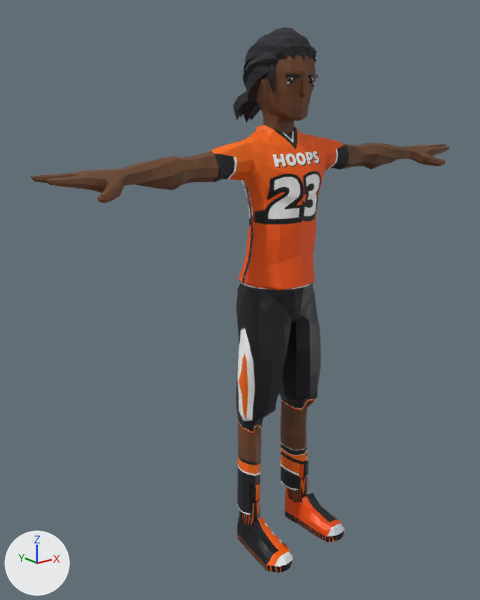
An edit to the glTF model assets/characters/hoops23.glb, drawn before and after from the same camera.
Both versions are drawn from a camera (50 mm lens) standing at (-1.53, -1.75, 1.662) and looking at (-0.104, 0.032, 0.949). Lighting does not change. The marker at lower left points along +X, +Y and +Z. The older version comes first. Vertices at exactly the same position are counted once.

The scene before the commit, as lines of its bpy script (objects in view):
```python
ob_casual2_body = bpy.data.objects.new('Casual2_Body', me_cube_010)
ob_casual2_body.location = (0.0, 0.0, 0.0)
ob_casual2_feet = bpy.data.objects.new('Casual2_Feet', me_cube_003)
ob_casual2_feet.location = (0.0, 0.0, 0.0)
ob_casual2_head = bpy.data.objects.new('Casual2_Head', me_cube_015)
ob_casual2_head.location = (0.0, 0.0, 0.0)
ob_casual2_legs = bpy.data.objects.new('Casual2_Legs', me_cube_019)
ob_casual2_legs.location = (0.0, 0.0, 0.0)
```
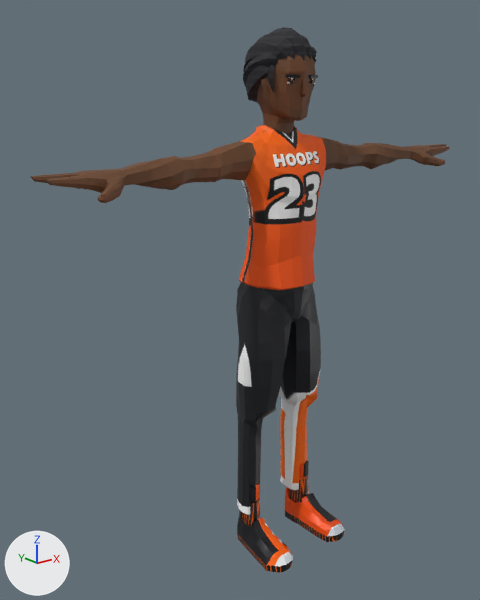
What differs and where, as boxes [x1, y1, x2, y2] in the pictures (480 x 600 px):
'Casual2_Head', reshaped (12% narrower)
    before: [233, 27, 318, 133]
    after: [243, 27, 318, 133]
part 1 of me_cube_010, surface changed
    both: [211, 137, 349, 182]
part 2 of me_cube_015, deleted
    before: [242, 100, 257, 123]
part 3 of me_cube_015, deleted
    before: [250, 103, 261, 120]
part 4 of me_cube_015, deleted
    before: [233, 91, 249, 120]
part 5 of me_cube_019, surface changed
    both: [236, 282, 320, 515]

Edits to the bpy script that builds the scene:
```text
Change me_cube_010:
    where me_cube_010.from_pydata(...)  # 1405 vertices, 2806 faces; spans x -0.88..0.88, y -0.19..0.06, z 1.02..1.56
    used by ob_casual2_body; location = (0.0, 0.0, 0.0)
    me_cube_010 part 1: 112 kept faces spanning x -0.29..0.29, y -0.11..0.01, z 1.39..1.51 get new texture (UV) coordinates
Change me_cube_015:
    used by ob_casual2_head; location = (0.0, 0.0, 0.0)
    remove me_cube_015.from_pydata(...)  # 910 vertices, 1684 faces; spans x -0.112..0.112, y -0.17..0.168, z 1.506..1.857
    add me_cube_015.from_pydata(...)  # 826 vertices, 1540 faces; spans x -0.112..0.112, y -0.17..0.088, z 1.506..1.857
    me_cube_015 part 2: the loose piece of 21 vertices spanning x -0.037..0.034, y 0.034..0.133, z 1.557..1.683 is deleted
    me_cube_015 part 3: the loose piece of 21 vertices spanning x -0.01..0.058, y 0.037..0.145, z 1.564..1.688 is deleted
    me_cube_015 part 4: the loose piece of 21 vertices spanning x -0.051..0.005, y 0.035..0.156, z 1.566..1.689 is deleted
    other edits to the shape of me_cube_015 do not show in these pictures
Change me_cube_019:
    where me_cube_019.from_pydata(...)  # 369 vertices, 734 faces; spans x -0.178..0.178, y -0.178..0.07, z 0.132..1.036
    used by ob_casual2_legs; location = (0.0, 0.0, 0.0)
    me_cube_019 part 5: texture (UV) coordinates of 734 of 734 faces, centred in x -0.174..0.174, y -0.175..0.066, z 0.133..1.036, changed; they spanned u 0.07..0.71, v 0.02..0.46 and now span u 0.08..0.46, v 0.02..0.46
```
